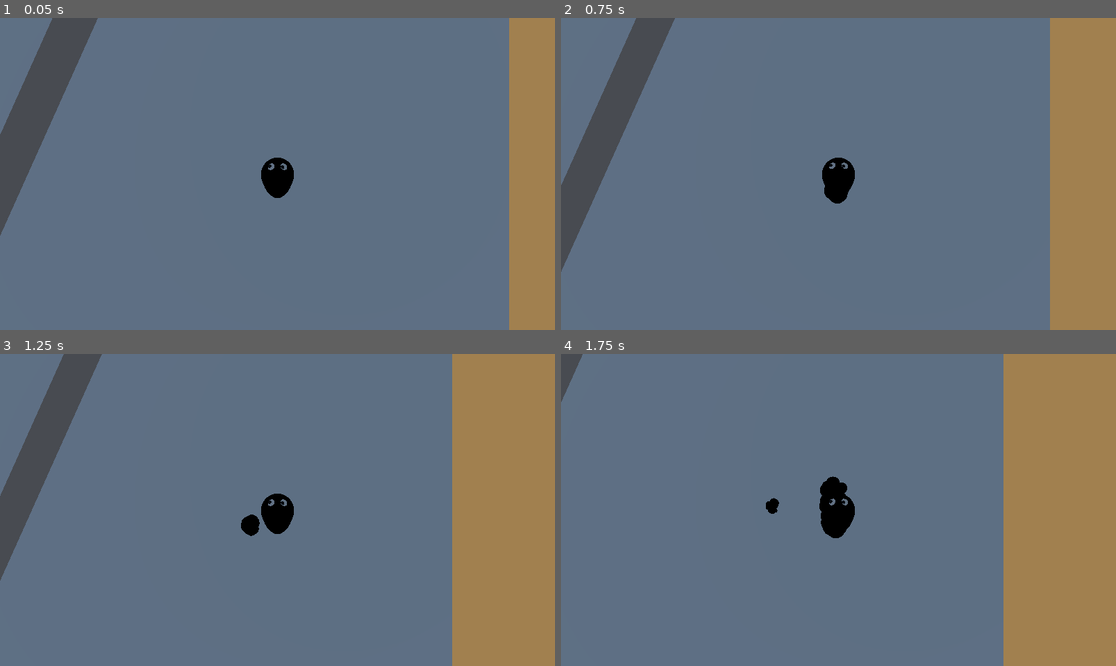
Above: before the commit, frames 1-4 (two rows, left to right).
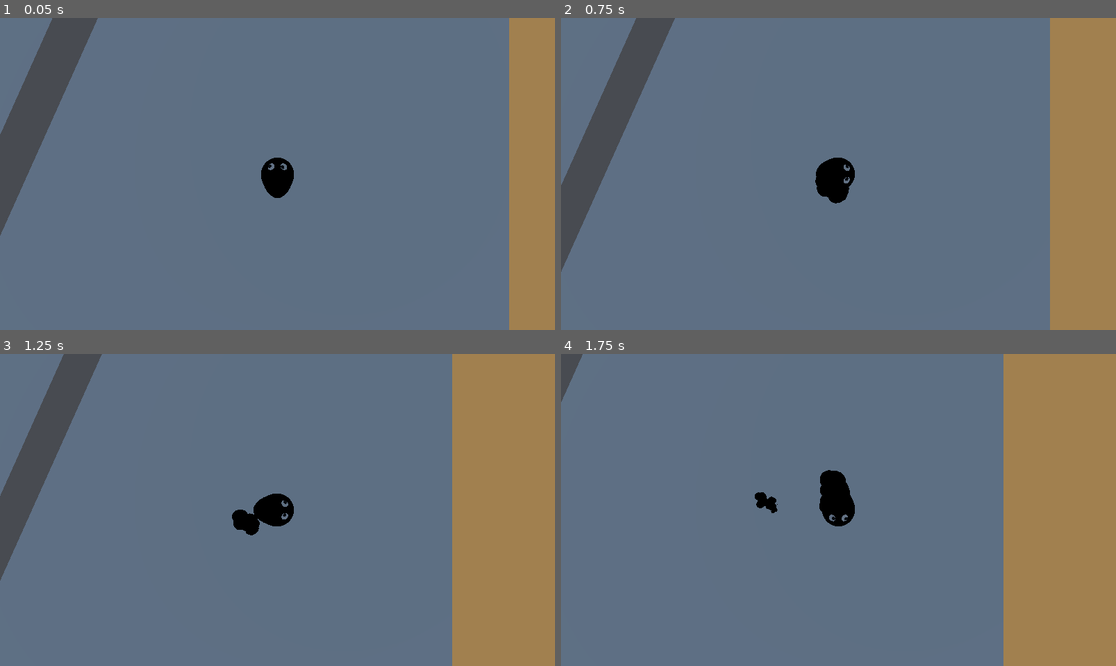
Above: after the commit, the same moments.

Repository: fossinating/trianglegamejam
Game: Godot game, scene res://levels/workshop.tscn
Two runs of this game, one before a commit and one after it. Both use one fixed random seed, a clock stepped at 60 frames per second and the inputs below.
Inputs:
- Up to frame 1 (0.05 s): no input
- Up to frame 2 (0.75 s): hold D (move_right) from 0.53 s (still down); tap Space (jump) at 0.6 s
- Up to frame 3 (1.25 s): keep holding D (move_right); tap Space (jump) at 0.77, 1.07 s
- Up to frame 4 (1.75 s): release D (move_right) at 1.28 s; hold S (move_down) from 1.28 s (still down); tap Space (jump) at 1.35, 1.52 s

Frame 1 is identical in both runs. In frame 2, 0.2% of the frame differs, in the area x 45-53%, y 44-60%; in frame 3, 0.4%; in frame 4, 0.5%, in the area x 34-53%, y 37-60%.

Commit message:
add player rotation

Diff:
--- a/entities/player/player.gd
+++ b/entities/player/player.gd
@@ -1,17 +1,21 @@
 extends CharacterBody3D
 
 
-const MAX_SPEED = 5.0
-const ACCELERATION = 8.0
-const FRICTION = 8.0
-const MOVING_FRICTION = 4.0
-const JUMP_VELOCITY = 4.5
+const MAX_SPEED := 5.0
+const ACCELERATION := 8.0
+const FRICTION := 8.0
+const MOVING_FRICTION := 4.0
+const JUMP_VELOCITY := 4.5
 
-@onready var ink_trail_particles: GPUParticles3D = get_node("Ink Trail Particles")
+@onready var visuals := $blob
+@export var ROT_SPEED : float = TAU * 2
+var _theta : float
+
+@onready var ink_trail_particles: GPUParticles3D = $"blob/Armature/Skeleton3D/BoneAttachment3D2/Ink Trail Particles"
 @onready var ink_waterfall_detection_raycast: RayCast3D = get_node("Ink Waterfall Detection")
 @onready var ink_burst_particles_scene: PackedScene = preload("res://entities/effects/ink_burst_particles.tscn")
 
-var jumping = false
+var jumping := false
 
 
 func _physics_process(delta: float) -> void:
@@ -29,6 +33,9 @@
 
 		if horiz_vel.length_squared() > MAX_SPEED*MAX_SPEED:
 			horiz_vel = horiz_vel.normalized() * MAX_SPEED
+
+		_theta = wrapf(atan2(direction.x, direction.z) - visuals.rotation.y, -PI, PI)
+		visuals.rotation.y += clamp(ROT_SPEED * delta, 0, abs(_theta)) * sign(_theta)
 
 	horiz_vel -= min((MOVING_FRICTION if direction else FRICTION)*delta, horiz_vel.length()) * horiz_vel.normalized()
 
--- a/entities/player/player.tscn
+++ b/entities/player/player.tscn
@@ -86,6 +86,31 @@
 albedo_color = Color(0, 0, 0, 1)
 metallic = 1.0
 metallic_specular = 1.0
+
+[sub_resource type="Curve" id="Curve_bnd7m"]
+_data = [Vector2(0, 1), 0.0, 0.0, 0, 0, Vector2(1, 0), -1.8956, 0.0, 0, 0]
+point_count = 2
+
+[sub_resource type="CurveTexture" id="CurveTexture_pe6qp"]
+curve = SubResource("Curve_bnd7m")
+
+[sub_resource type="ParticleProcessMaterial" id="ParticleProcessMaterial_ow656"]
+emission_shape = 1
+emission_sphere_radius = 0.2
+scale_curve = SubResource("CurveTexture_pe6qp")
+collision_mode = 1
+collision_friction = 1.0
+collision_bounce = 0.0
+
+[sub_resource type="StandardMaterial3D" id="StandardMaterial3D_gku76"]
+shading_mode = 0
+albedo_color = Color(0, 0, 0, 1)
+disable_receive_shadows = true
+
+[sub_resource type="SphereMesh" id="SphereMesh_46tcv"]
+material = SubResource("StandardMaterial3D_gku76")
+radius = 0.3
+height = 0.6
 
 [sub_resource type="Animation" id="Animation_3uojp"]
 resource_name = "Airborne"
@@ -159,31 +184,6 @@
 "Idle": SubResource("Animation_ltvnr")
 }
 
-[sub_resource type="Curve" id="Curve_bnd7m"]
-_data = [Vector2(0, 1), 0.0, 0.0, 0, 0, Vector2(1, 0), -1.8956, 0.0, 0, 0]
-point_count = 2
-
-[sub_resource type="CurveTexture" id="CurveTexture_pe6qp"]
-curve = SubResource("Curve_bnd7m")
-
-[sub_resource type="ParticleProcessMaterial" id="ParticleProcessMaterial_ow656"]
-emission_shape = 1
-emission_sphere_radius = 0.2
-scale_curve = SubResource("CurveTexture_pe6qp")
-collision_mode = 1
-collision_friction = 1.0
-collision_bounce = 0.0
-
-[sub_resource type="StandardMaterial3D" id="StandardMaterial3D_gku76"]
-shading_mode = 0
-albedo_color = Color(0, 0, 0, 1)
-disable_receive_shadows = true
-
-[sub_resource type="SphereMesh" id="SphereMesh_46tcv"]
-material = SubResource("StandardMaterial3D_gku76")
-radius = 0.3
-height = 0.6
-
 [node name="Player" type="CharacterBody3D"]
 script = ExtResource("1_boxuu")
 
@@ -207,28 +207,28 @@
 bones/0/rest = Transform3D(1, -1.81971e-16, -5.60351e-17, -5.60351e-17, -0.562527, 0.826779, -1.81971e-16, -0.826779, -0.562527, 0, 0, 0)
 bones/0/enabled = true
 bones/0/position = Vector3(0, 0, 0)
-bones/0/rotation = Quaternion(0.906798, -6.08975e-17, -6.92631e-17, -0.421566)
+bones/0/rotation = Quaternion(0.905206, -6.0626e-17, -6.87544e-17, -0.424974)
 bones/0/scale = Vector3(1, 1, 1)
 bones/1/name = "Bone.001"
 bones/1/parent = 0
 bones/1/rest = Transform3D(1, -8.88178e-16, -2.38419e-07, -1.42303e-08, 0.998217, -0.0596863, 2.37994e-07, 0.0596863, 0.998217, 1.32349e-23, 3.89105, 1.19209e-07)
 bones/1/enabled = true
 bones/1/position = Vector3(1.32349e-23, 3.89105, 1.19209e-07)
-bones/1/rotation = Quaternion(-0.0614272, -1.18949e-07, 6.13592e-09, 0.998112)
+bones/1/rotation = Quaternion(-0.0576721, -1.19002e-07, 6.5812e-09, 0.998336)
 bones/1/scale = Vector3(1, 1, 1)
 bones/2/name = "Bone.002"
 bones/2/parent = 1
 bones/2/rest = Transform3D(1, 3.18721e-08, 2.36279e-07, 0, 0.991024, -0.133681, -2.38419e-07, 0.133681, 0.991024, -2.62396e-14, 3.58134, 1.49012e-07)
 bones/2/enabled = true
 bones/2/position = Vector3(-2.62396e-14, 3.58134, 1.49012e-07)
-bones/2/rotation = Quaternion(-0.117571, 1.18383e-07, 1.40156e-08, 0.993064)
+bones/2/rotation = Quaternion(-0.113835, 1.18434e-07, 1.35702e-08, 0.9935)
 bones/2/scale = Vector3(1, 1, 1)
 bones/3/name = "Bone.003"
 bones/3/parent = -1
 bones/3/rest = Transform3D(-1, 4.26326e-14, -3.89414e-07, -2.99755e-07, 0.638336, 0.769758, 2.48577e-07, 0.769758, -0.638335, 0, 0, 0)
 bones/3/enabled = true
 bones/3/position = Vector3(0, 0, 0)
-bones/3/rotation = Quaternion(-1.01846e-07, 0.846707, 0.532059, -1.65682e-07)
+bones/3/rotation = Quaternion(-1.02542e-07, 0.848703, 0.52887, -1.65452e-07)
 bones/3/scale = Vector3(1, 1, 0.999999)
 
 [node name="mesh" type="MeshInstance3D" parent="blob/Armature/Skeleton3D"]
@@ -237,7 +237,7 @@
 surface_material_override/0 = SubResource("StandardMaterial3D_fnsiu")
 
 [node name="BoneAttachment3D" type="BoneAttachment3D" parent="blob/Armature/Skeleton3D"]
-transform = Transform3D(-1, 3.83731e-09, -3.88945e-07, -3.48773e-07, 0.433827, 0.900995, 1.72192e-07, 0.900996, -0.433826, 0, 0, 0)
+transform = Transform3D(-1, 9.49939e-10, -3.89301e-07, -3.4906e-07, 0.440593, 0.897706, 1.72377e-07, 0.897707, -0.440593, 0, 0, 0)
 bone_name = "Bone.003"
 bone_idx = 3
 
@@ -246,6 +246,19 @@
 
 [node name="Googly Eye2" parent="blob/Armature/Skeleton3D/BoneAttachment3D" instance=ExtResource("2_kn8ih")]
 transform = Transform3D(9.01099, 4.47081, 4.71918, -0.114211, 8.17378, -7.52549, -6.49968, 6.05459, 6.67481, 1.95145, 4.09994, 3.26156)
+
+[node name="BoneAttachment3D2" type="BoneAttachment3D" parent="blob/Armature/Skeleton3D"]
+transform = Transform3D(1, 5.58714e-10, 1.82553e-10, 3.87914e-10, -0.860629, 0.509233, 4.41617e-10, -0.509233, -0.860629, 2.09742e-09, -5.07539, -5.46732)
+bone_name = "Bone.002"
+bone_idx = 2
+
+[node name="Ink Trail Particles" type="GPUParticles3D" parent="blob/Armature/Skeleton3D/BoneAttachment3D2"]
+transform = Transform3D(-11.1111, 7.80699e-08, 8.92493e-07, 2.88775e-07, -10.166, 4.48438, 8.48084e-07, 4.48438, 10.166, 4.93798e-07, 1.92806, 0.0447056)
+amount = 150
+lifetime = 1.5
+randomness = 1.0
+process_material = SubResource("ParticleProcessMaterial_ow656")
+draw_pass_1 = SubResource("SphereMesh_46tcv")
 
 [node name="AnimationPlayer" type="AnimationPlayer" parent="blob"]
 libraries = {
@@ -259,14 +272,6 @@
 [node name="Camera3D" type="Camera3D" parent="Node3D"]
 transform = Transform3D(1, 0, 0, 0, 1, 0, 0, 0, 1, 0, 0, 6)
 
-[node name="Ink Trail Particles" type="GPUParticles3D" parent="."]
-transform = Transform3D(1, 0, 0, 0, 1, 0, 0, 0, 1, 0, -0.504049, 0.554338)
-amount = 150
-lifetime = 1.5
-randomness = 1.0
-process_material = SubResource("ParticleProcessMaterial_ow656")
-draw_pass_1 = SubResource("SphereMesh_46tcv")
-
 [node name="Ink Waterfall Detection" type="RayCast3D" parent="."]
 collision_mask = 16
 hit_from_inside = true
